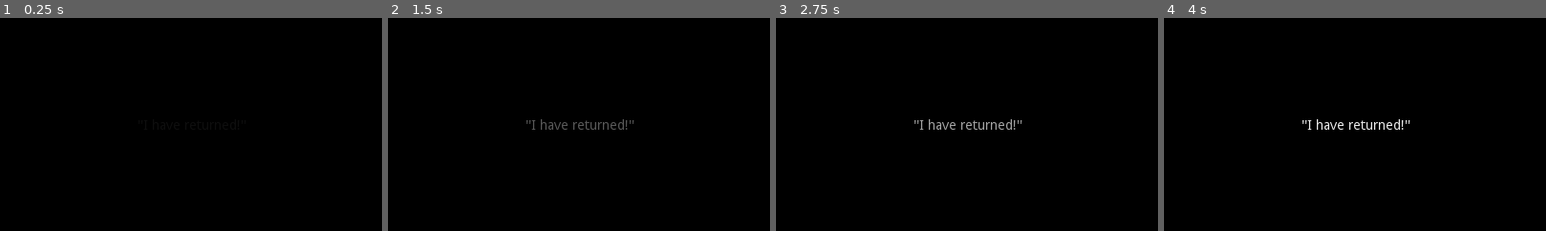
Above: before the commit, frames 1-4 (left to right).
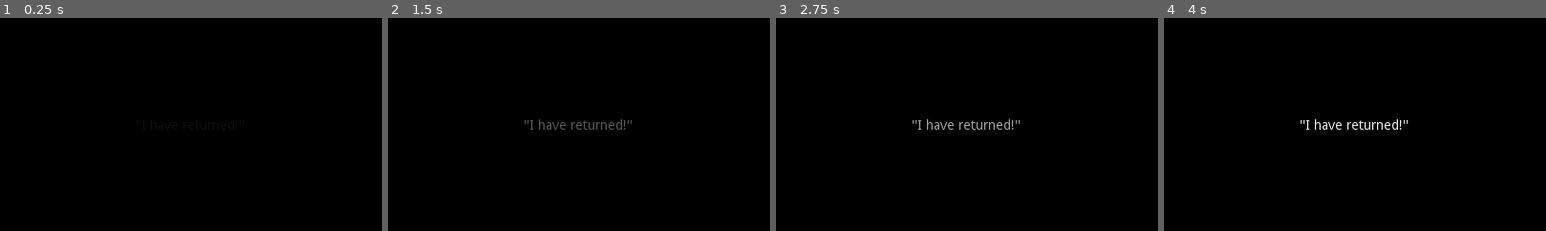
Above: after the commit, the same moments.

Repository: Academia-Team/Academia-Fall-of-the-Citadel
Game: Godot game, scene res://scene/intro.tscn
Two runs of this game, one before a commit and one after it. Both use one fixed random seed, a clock stepped at 60 frames per second and the inputs below.
Inputs:
- Up to frame 1 (0.25 s): no input
- Up to frame 2 (1.5 s): tap Enter at 0.5 s; hold Right (move_right) 0.53-1.28 s; tap Space (action) at 0.6, 1.25 s; hold Down (move_down) from 1.28 s (still down); tap Ctrl (stay) at 1.35 s
- Up to frame 3 (2.75 s): tap Enter at 2 s; release Down (move_down) at 2.03 s; hold Right (move_right) from 2.03 s (still down); tap Space (action) at 2.1 s
- Up to frame 4 (4 s): tap Space (action) at 2.75, 3.6 s; release Right (move_right) at 2.78 s; hold Up (move_up) 2.78-3.53 s; tap Ctrl (stay) at 2.85 s; tap Enter at 3.5 s; hold Left (move_left) from 3.53 s (still down)
The pictures show only the part of the screen within x 25-75%, y 24-74%; the shares and areas given below are measured in that part.

The runs differ from the first frame. In frame 2, 0.6% of the frame differs, in the area x 35-65%, y 47-53%; in frame 3, 0.8%; in frame 4, 0.8%.

Commit message:
Better center intro text

Diff:
--- a/scene/intro.tscn
+++ b/scene/intro.tscn
@@ -18,6 +18,7 @@
 margin_top = -7.0
 margin_right = 55.0
 margin_bottom = 7.0
+grow_horizontal = 2
 text = "\"I have returned!\""
 align = 1
 valign = 1
